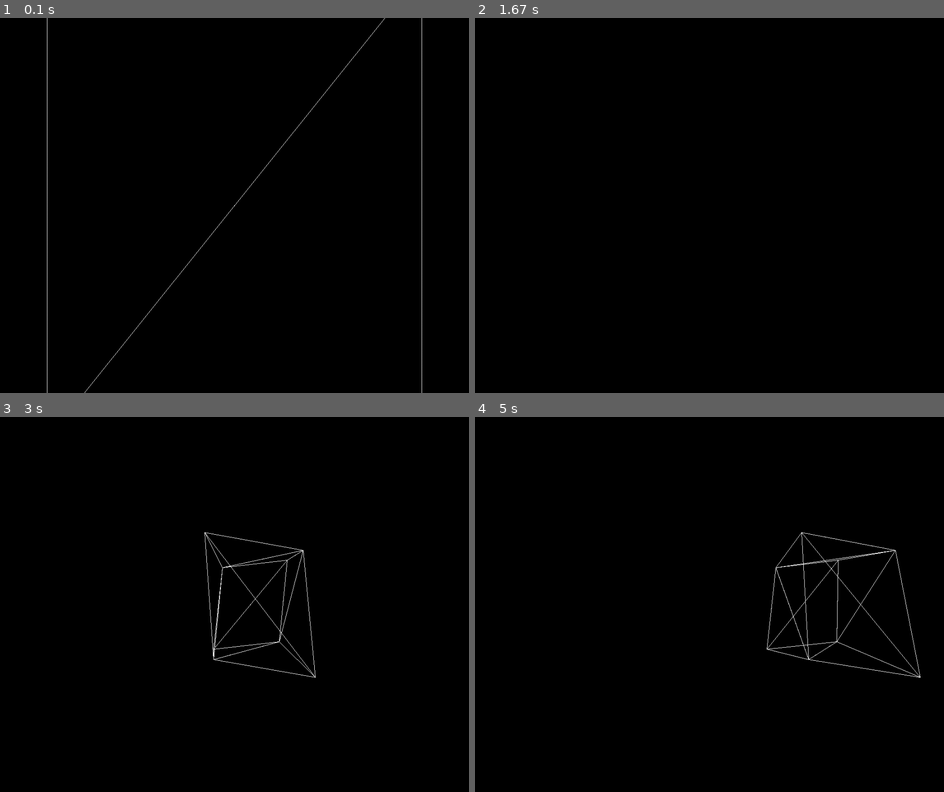
Above: before the commit, frames 1-4 (two rows, left to right).
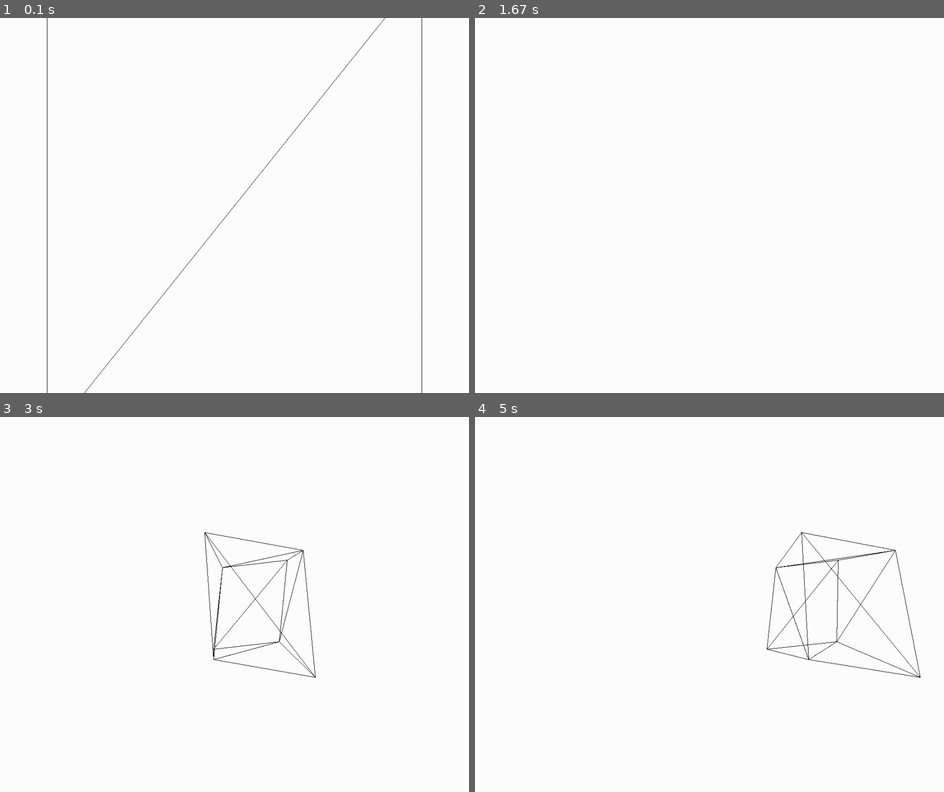
Above: after the commit, the same moments.

Repository: poonchoi/3D-GRAPHICS-ENGINE
Game: pygame game, started from main.py
Two runs of this game, one before a commit and one after it. Both use one fixed random seed, a clock stepped at 60 frames per second and the inputs below.
Inputs:
- Up to frame 1 (0.1 s): no input
- Up to frame 2 (1.67 s): hold Right 0.33-0.8 s; tap W at 0.83 s
- Up to frame 3 (3 s): hold Down 2.57-2.87 s; hold S 2.57-2.87 s; hold Left from 2.9 s (still down); hold A from 2.9 s (still down)
- Up to frame 4 (5 s): release Left at 3.3 s; release A at 3.3 s; hold Up 3.33-3.7 s; hold W 3.33-3.7 s; hold Down 4.4-4.77 s; hold S 4.4-4.77 s; hold Left from 4.8 s (still down); hold A from 4.8 s (still down)

The runs differ from the first frame. In frame 1, 100% of the frame differs, in the area x 0-100%, y 0-100%; in frame 2, 100%; in frame 3, 100%; in frame 4, 100%.

Commit message:
colors inverted

Diff:
--- a/main.py
+++ b/main.py
@@ -4,15 +4,15 @@
 
 vertices = [
     # Front face
-    [-100, -100,  1, 1],  # bottom left
-    [ 100, -100,  1, 1],  # bottom right
-    [ 100,  100,  1, 1],  # top right
-    [-100,  100,  1, 1],  # top left
+    [-100, -100,  1.0, 1.0],  # Bottom left
+    [ 100, -100,  1.0, 1.0],  # Bottom right
+    [ 100,  100,  1.0, 1.0],  # Top right
+    [-100,  100,  1.0, 1.0],  # Top left
     # Back face
-    [-100, -100, -1, 1],  # bottom left
-    [ 100, -100, -1, 1],  # bottom right
-    [ 100,  100, -1, 1],  # top right
-    [-100,  100, -1, 1],  # top left
+    [-100, -100, -1.0, 1.0],  # Bottom left
+    [ 100, -100, -1.0, 1.0],  # Bottom right
+    [ 100,  100, -1.0, 1.0],  # Top right
+    [-100,  100, -1.0, 1.0],  # Top left
 ]
 
 indices = [
@@ -39,6 +39,5 @@
 for tri in indices:
     pg3d.Triangle(new_app, vertices[tri[0]], vertices[tri[1]], vertices[tri[2]])
 
-
 if __name__ == "__main__":
     new_app.run()
--- a/pg3d/triangle.py
+++ b/pg3d/triangle.py
@@ -9,7 +9,7 @@
         app.add_triangle(self)
 
     def connect_points(self):
-        pg.draw.polygon(self.app.screen, (255,255,255), self.projected_points, 1)
+        pg.draw.polygon(self.app.screen, 0, self.projected_points, 1)
 
     def check_projected(self):
         check = True
--- a/pg3d/world.py
+++ b/pg3d/world.py
@@ -98,7 +98,7 @@
         Loops through all the points of the shapes that have created by the user,
         then projects the points so they can be drawn on a 2d screen
         """
-        self.screen.fill(0)
+        self.screen.fill((255,255,255))
 
         for polygon in self.mesh:
 
@@ -114,7 +114,7 @@
 
                 if projected != False:
                     x, y = projected
-                    pg.draw.circle(self.screen, (0,255,0), (x, y), 1)
+                    pg.draw.circle(self.screen, 0, (x, y), 1)
 
 
     def check_movement(self):
